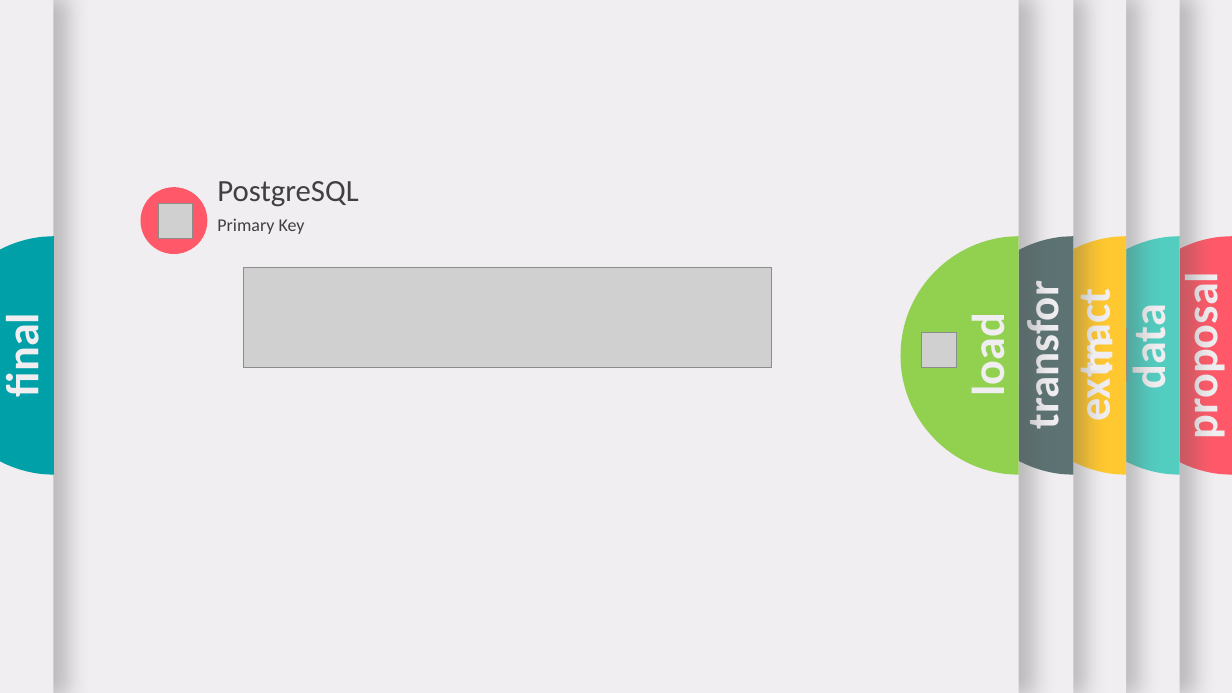
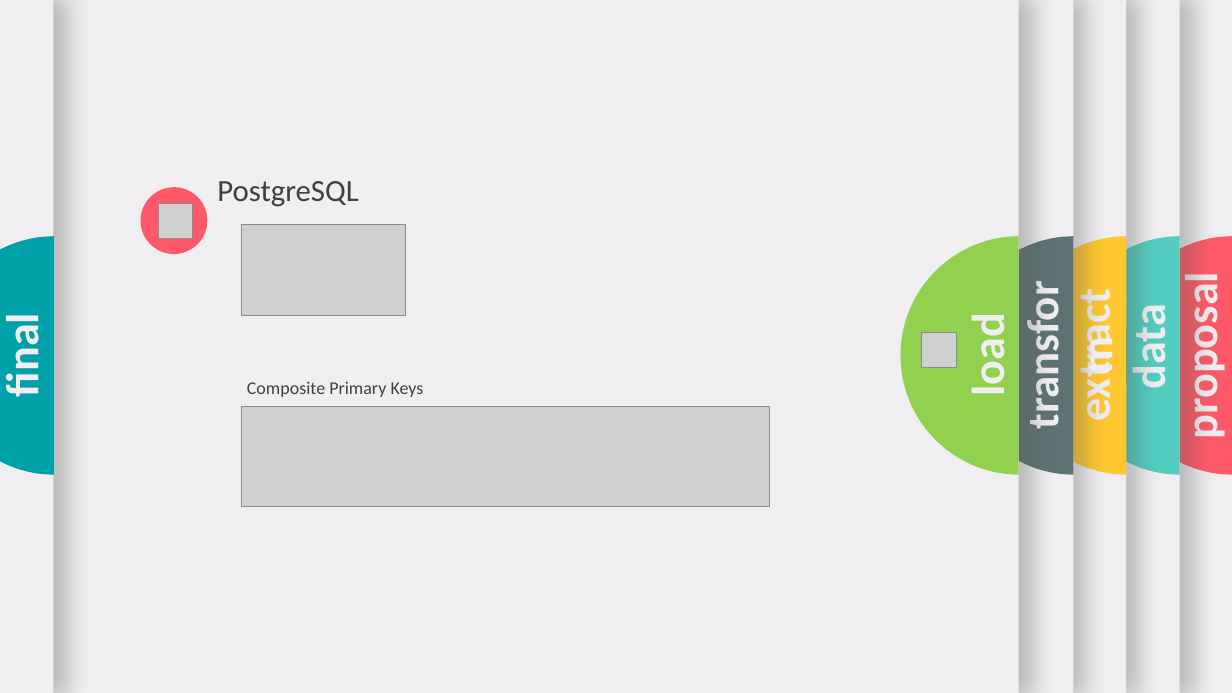
Before and after one commit to angelabanko/ETL_Project, a slide deck: slide 6 of ETL Project -Final.pptx. Drawn at 1232x693 pixels with LibreOffice and Linux fonts; fonts in the diff are those of the drawing; grey boxes stand for pictures. Boxes give left, top, right and bottom in pixels: in the first picture for what was removed or moved away, otherwise in the second. Text is boxed around its words. In the diff, an @@ line names an element or a change of style, - is before the commit and + after.

Commit message:
minor update to 'load' page

```diff
--- a/ETL Project -Final.pptx
+++ b/ETL Project -Final.pptx
@@ picture added at (241,225,406,315) @@
@@ text at (247,381,424,397): text changed @@
-Primary Key
+Composite Primary Keys
@@ picture: place and size @@
-picture at (244,267,772,368)
+picture at (242,407,770,507)
```
